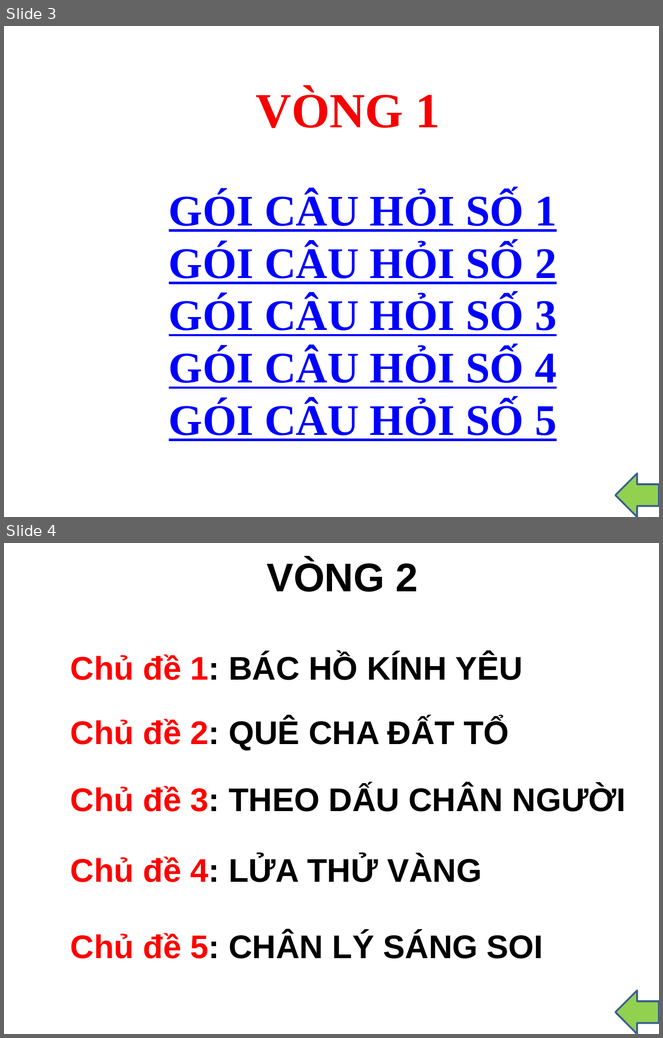
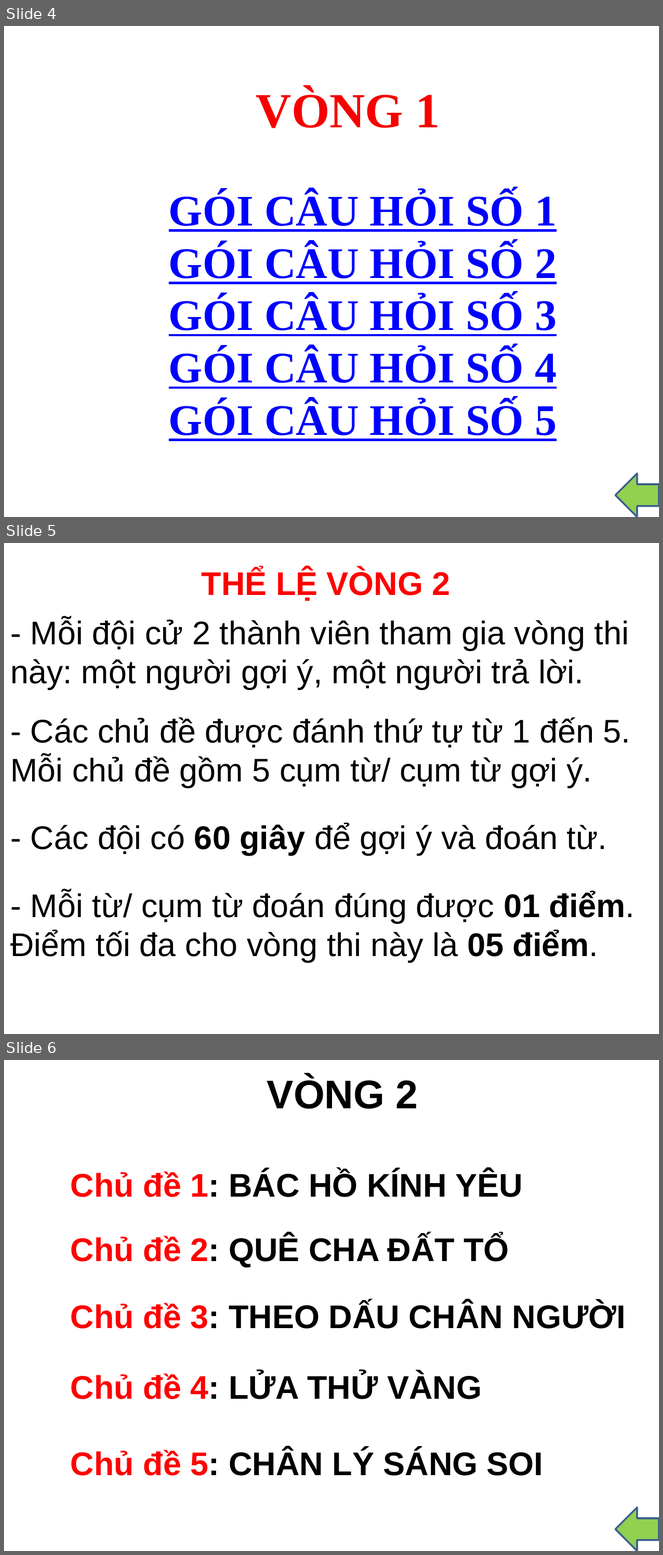
Before and after one commit to huytt/giao-an, a slide deck: hoi_thi.pptx. Shown one above the other, each under a label of ours: slides 3 and 4 before the commit, slides 4, 5 and 6 after it. The pictures are 663x1038 and 663x1555 pixels, drawn with LibreOffice and Linux fonts; fonts in the diff are those of the drawing; background and template pictures are left out. Boxes give left, top, right and bottom in pixels: in the first picture for what was removed or moved away, otherwise in the second. Text is boxed around its words. In the diff, an @@ line names an element or a change of style, - is before the commit and + after.

```diff
--- a/hoi_thi.pptx
+++ b/hoi_thi.pptx
@@ slide 5 added at (4, 543, 659, 1034), background picture (left out) @@
@@ text added at (202, 570, 451, 601), 36 pt, text #FF0000, bold @@
+THỂ LỆ VÒNG 2
@@ text added at (10, 618, 629, 690), 36 pt, text #000000 @@
+- Mỗi đội cử 2 thành viên tham gia vòng thi này: một người gợi ý, một người trả lời.
@@ text added at (10, 717, 631, 788), 36 pt, text #000000 @@
+- Các chủ đề được đánh thứ tự từ 1 đến 5. Mỗi chủ đề gồm 5 cụm từ/ cụm từ gợi ý.
@@ text added at (31, 823, 607, 855), 36 pt, text #000000 @@
+- Các đội có 60 giây để gợi ý và đoán từ.
@@ text added at (10, 891, 635, 963), 36 pt, text #000000 @@
+- Mỗi từ/ cụm từ đoán đúng được 01 điểm. Điểm tối đa cho vòng thi này là 05 điểm.
@@ what was slide 3 is now slide 4 @@
@@ what was slide 4 is now slide 6 @@
```
Also in this commit, not shown: 1 slide changed, 3 other slides added, 1 slide removed, 26 other files.
